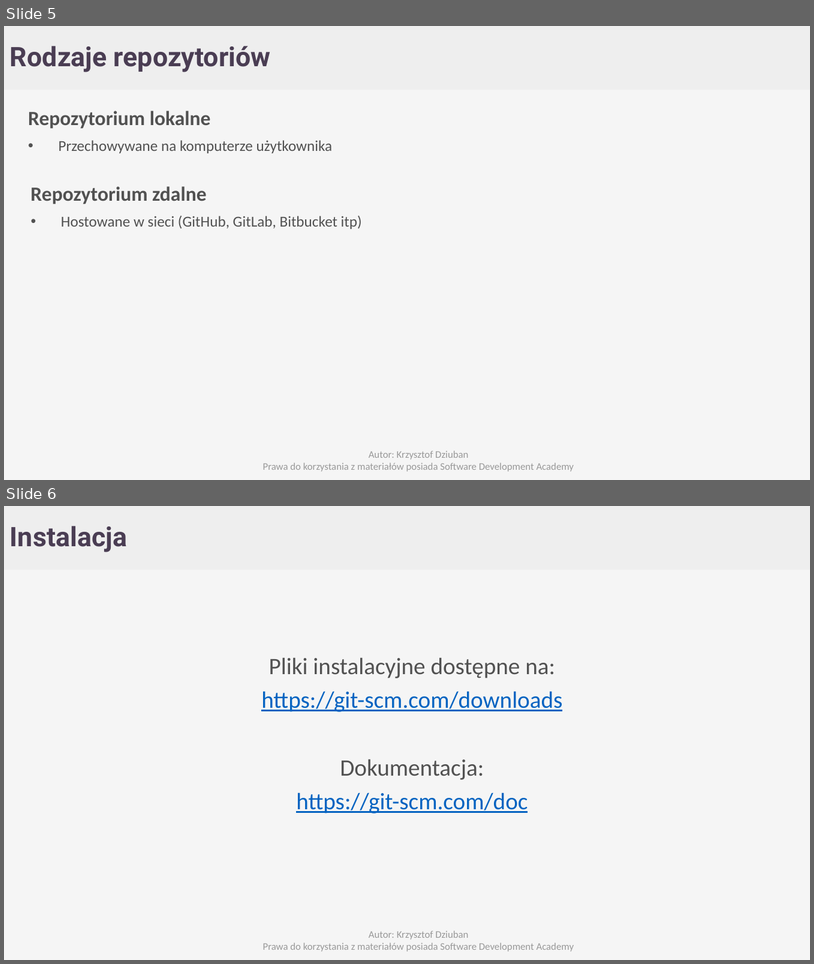
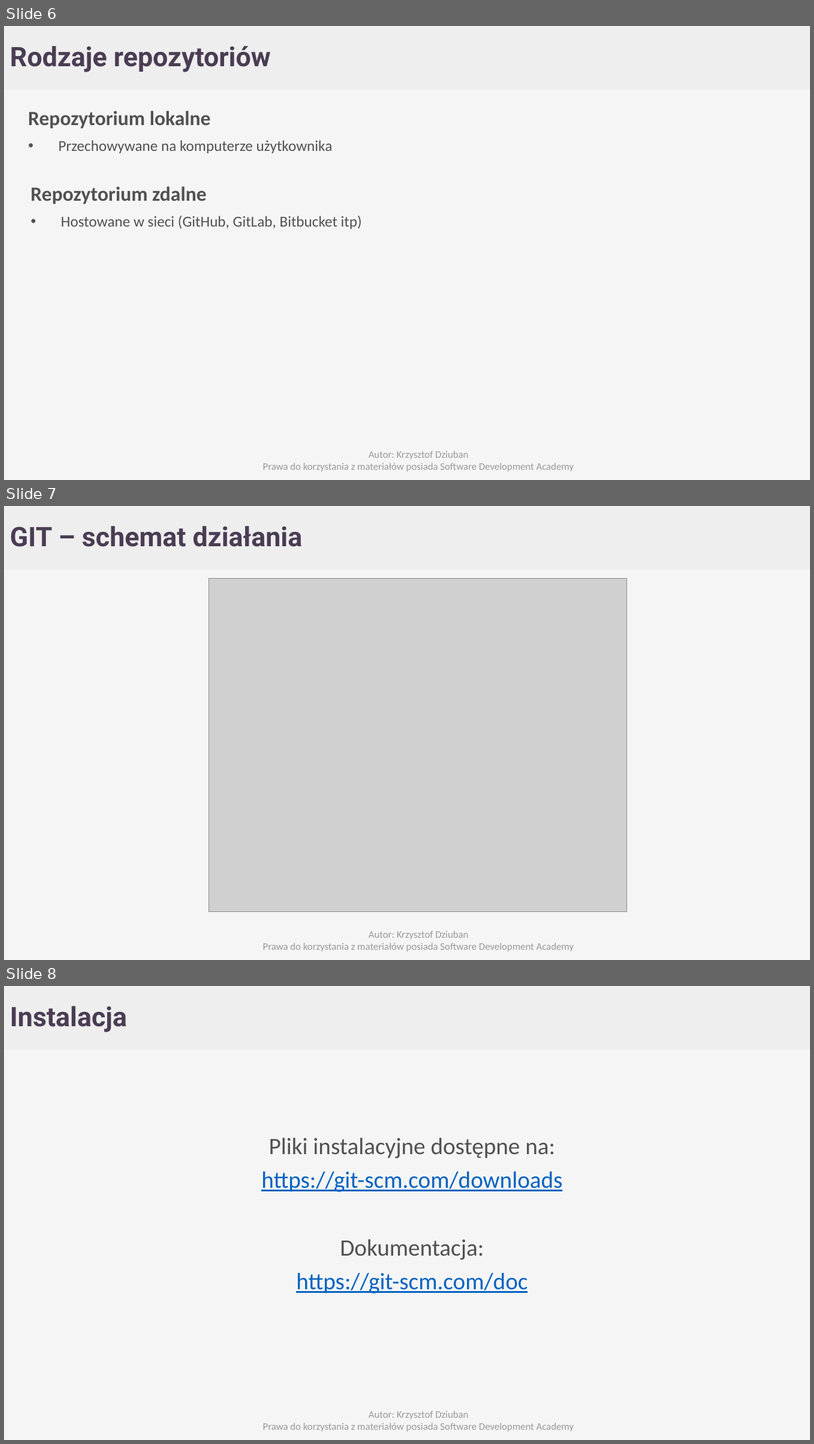
Before and after one commit to Cristopherus/Git_tutorial, a slide deck: GIT.pptx. Shown one above the other, each under a label of ours: slides 5 and 6 before the commit, slides 6, 7 and 8 after it. The pictures are 814x964 and 814x1444 pixels, drawn with LibreOffice and Linux fonts; fonts in the diff are those of the drawing; grey boxes stand for pictures; background and template pictures are left out. Boxes give left, top, right and bottom in pixels: in the first picture for what was removed or moved away, otherwise in the second. Text is boxed around its words. In the diff, an @@ line names an element or a change of style, - is before the commit and + after.

```diff
--- a/GIT.pptx
+++ b/GIT.pptx
@@ slide 7 added at [4, 506, 810, 960], background #F5F5F5; not listed: 1 template element that a slide beside it also shows @@
@@ text added at [10, 526, 303, 547], 32 pt, text #4A3D53, bold @@
+GIT – schemat działania
@@ picture added at [209, 579, 627, 912] @@
@@ text added at [263, 930, 575, 951], 12 pt, text #999999 @@
+Autor: Krzysztof Dziuban
+Prawa do korzystania z materiałów posiada Software Development Academy
@@ what was slide 5 is now slide 6 @@
@@ what was slide 6 is now slide 8 @@
```
Also in this commit, not shown: 2 slides changed, 5 other slides added.
